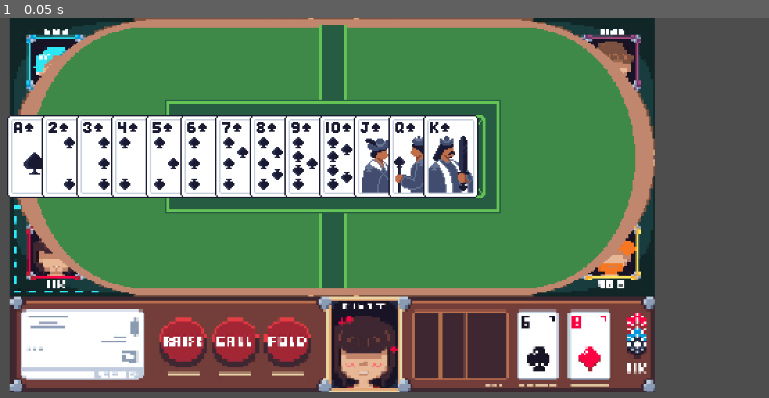
Above: before the commit, frame 1.
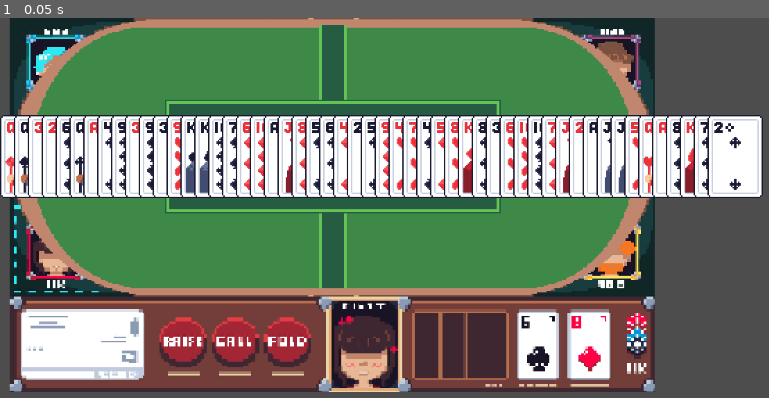
Above: after the commit, the same moment.

Repository: DrRGBaum/PokerAI
Game: Godot game, scene res://scenes/kevin_was_here.tscn
Same seed, same stepped clock (60 frames per second), same inputs: the game is played once before the commit and once after it.
Inputs:
- Up to frame 1 (0.05 s): no input

The runs differ from the first frame. In frame 1, 15% of the frame differs, in the area x 0-100%, y 25-48%.

Commit message:
zufall funktioniert nun!!!

Diff:
--- a/scenes/card.tscn
+++ b/scenes/card.tscn
@@ -7,16 +7,17 @@
 
 var cardScene = preload(\"res://scenes/card.tscn\")
 
-var value = \"s_2\" #for 2 of spades
+var value = \"\" #bsp s_2 für 2 of spades
 
-var pos = Rect2(40,0,40,60)
+var region_pos = Rect2(40,0,40,60)
 
 # Called when the node enters the scene tree for the first time.
 func _ready():
-	value = value.lstrip(\"scdh_\")
-	print(value)
 
-	$PixelPokerTest.region_rect = pos
+	# numb = value.lstrip(\"scdh_\") to check the number of the card
+	# print(value)
+
+	$PixelPokerTest.region_rect = region_pos
 	queue_redraw()
 	pass # Replace with function body.
 
--- a/scenes/cardStack.gd
+++ b/scenes/cardStack.gd
@@ -7,16 +7,30 @@
 var cardScene = preload("res://scenes/card.tscn")
 
 var stack = []
+
+func shuffelCards(): # mischt die karten
+	randomize()
+	stack.shuffle()
+	pass
+
+func display(): #displays card deck in current order
+	for i in range(52):
+		stack[i].set_position(Vector2(20 * i + 40,200))
+		stack[i].set_z_index(i)
+		queue_redraw()
+
+	pass
+
 # Called when the node enters the scene tree for the first time.
-func _ready():
-	for i in range(13):
-		var instance = cardScene.instantiate()
-		instance.pos = Rect2(40*i,0,40,60)
-		instance.set_position(Vector2(50 * i + 50,200))
-		stack.append(instance)
-		add_child(stack[i])
-	queue_redraw()
-	pass # Replace with function body.
+func _ready(): # erstellt einen kartenstapel mit den kartenobjekten
+	for i in range(4):
+		for j in range(13):
+			var instance = cardScene.instantiate()
+			instance.region_pos = Rect2(40*j,60*i,40,60)
+			instance.set_position(Vector2(90 * j + 40,130*i + 60))
+			stack.append(instance)
+			add_child(instance)
+	pass
 
 
 # Called every frame. 'delta' is the elapsed time since the previous frame.
--- a/scenes/kevin_was_here.tscn
+++ b/scenes/kevin_was_here.tscn
@@ -9,9 +9,13 @@
 # hier läuft die game logic
 # also rundenablauf usw
 
+
+
 # Called when the node enters the scene tree for the first time.
 func _ready():
-
+	var cardStack = $cardStack
+	cardStack.shuffelCards()
+	cardStack.display()
 	pass # Replace with function body.
 
 
@@ -24,6 +28,7 @@
 script = SubResource("GDScript_mi2am")
 
 [node name="PokerTablev0_1" type="Sprite2D" parent="."]
+z_index = -1
 position = Vector2(480, 270)
 scale = Vector2(2, 2)
 texture = ExtResource("1_ly8ou")
